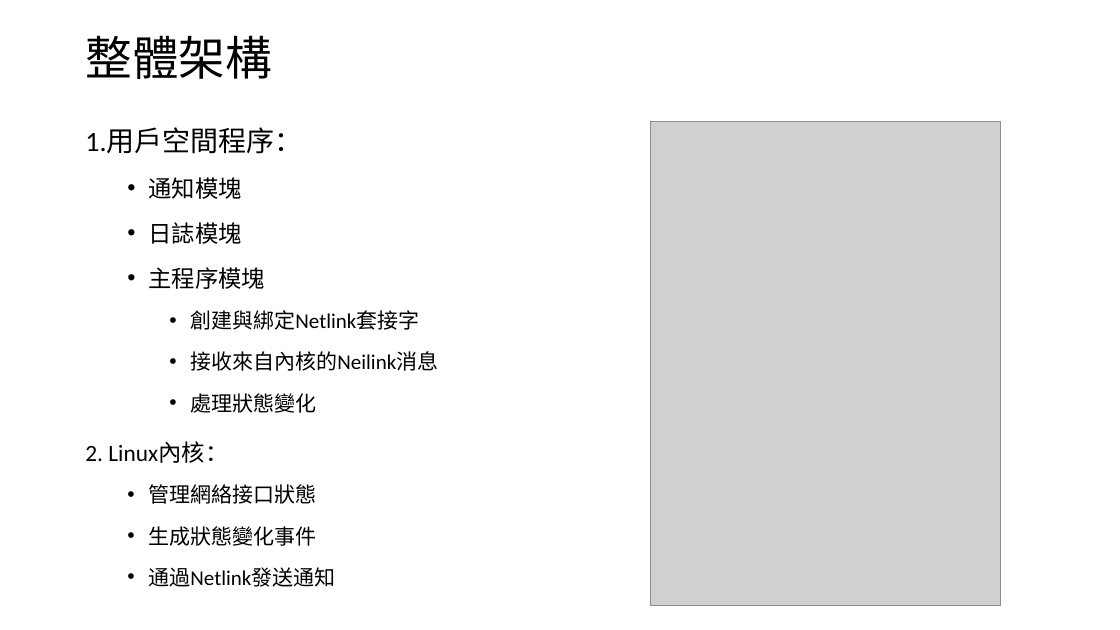
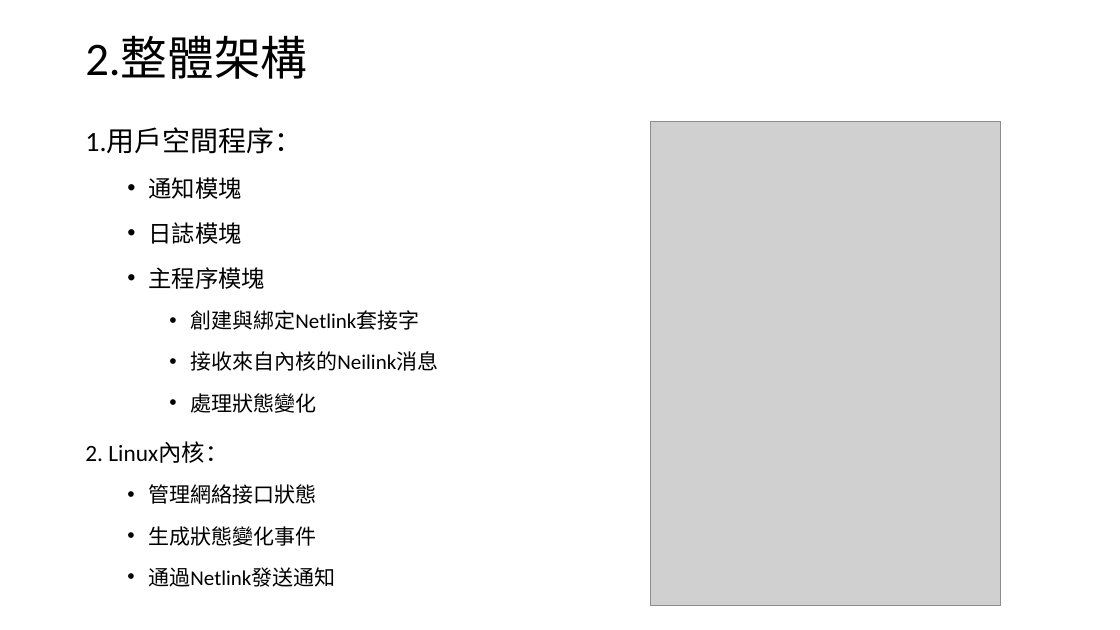
Before and after one commit to LewTIS/study, a slide deck: slide 4 of network_monitor/netlink.pptx. Drawn at 1120x630 pixels with LibreOffice and Linux fonts; fonts in the diff are those of the drawing; grey boxes stand for pictures. Boxes give left, top, right and bottom in pixels: in the first picture for what was removed or moved away, otherwise in the second. Text is boxed around its words. In the diff, an @@ line names an element or a change of style, - is before the commit and + after.

```diff
--- a/network_monitor/netlink.pptx
+++ b/network_monitor/netlink.pptx
@@ title at [85,37,307,79]: text changed @@
-整體架構
+2.整體架構
```
Also in this commit, not shown: 4 other slides changed, 2 slides added, 2 slides removed.
